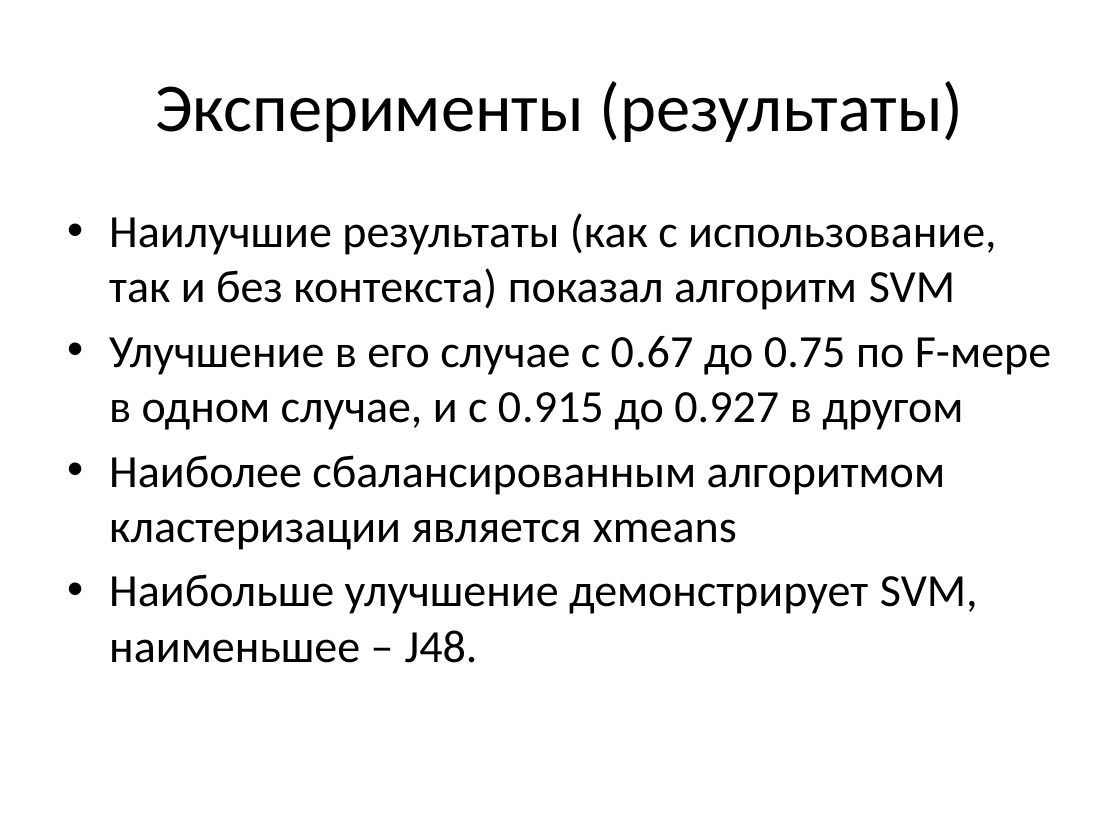
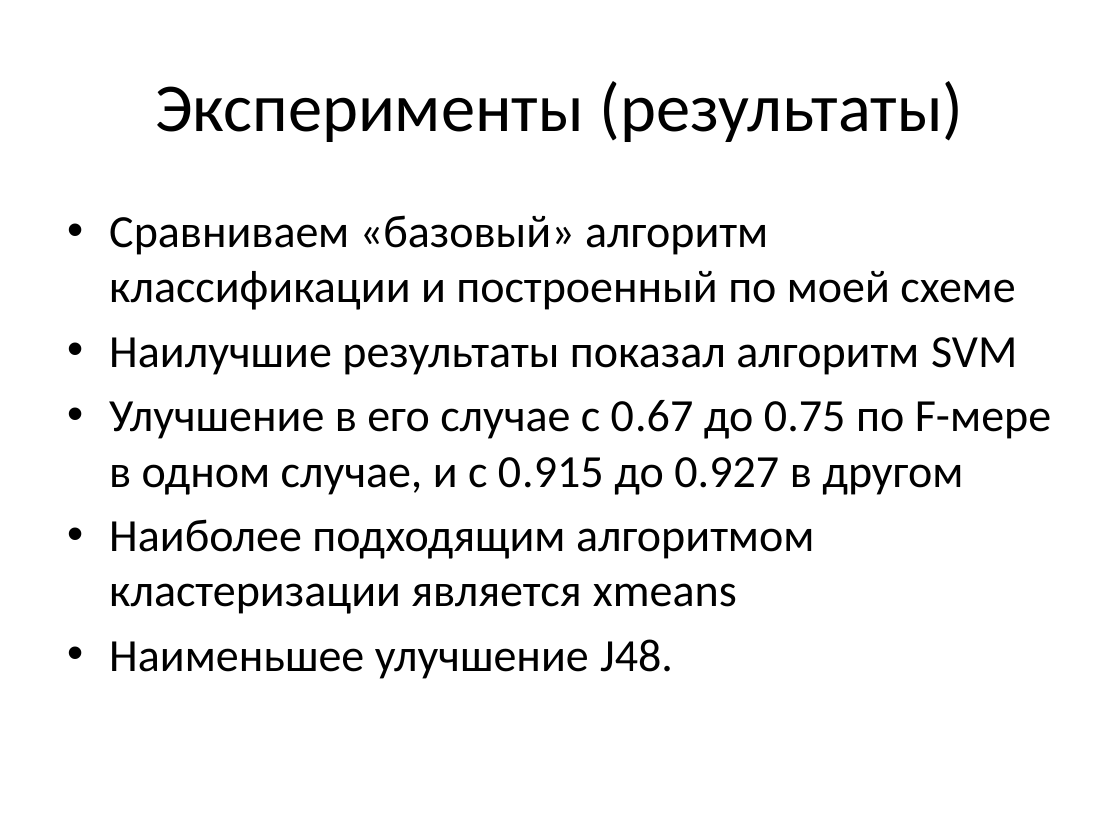
Before and after one commit to ttim/Diploma, a slide deck: slide 8 of docs/diploma.pptx. Drawn at 1120x840 pixels with LibreOffice and Linux fonts; fonts in the diff are those of the drawing. Boxes give left, top, right and bottom in pixels: in the first picture for what was removed or moved away, otherwise in the second. Text is boxed around its words. In the diff, an @@ line names an element or a change of style, - is before the commit and + after.

Commit message:
updated presentation

```diff
--- a/docs/diploma.pptx
+++ b/docs/diploma.pptx
@@ text at bbox=[109, 215, 1017, 375]: text changed @@
-• Наилучшие результаты (как с использование, так и без контекста) показал алгоритм SVM
+• Сравниваем «базовый» алгоритм классификации и построенный по моей схеме
+• Наилучшие результаты показал алгоритм SVM
@@ text at bbox=[109, 519, 814, 679]: text changed @@
-• Наиболее сбалансированным алгоритмом кластеризации является xmeans
-• Наибольше улучшение демонстрирует SVM, наименьшее – J48.
+• Наиболее подходящим алгоритмом кластеризации является xmeans
+• Наименьшее улучшение J48.
```
Also in this commit, not shown: 6 other slides changed, 1 other file.
